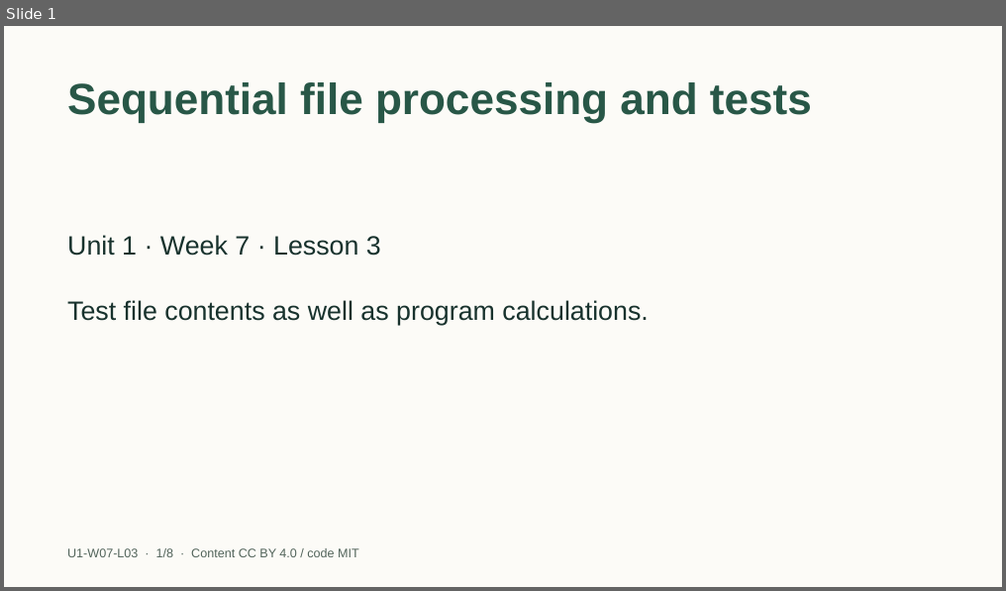
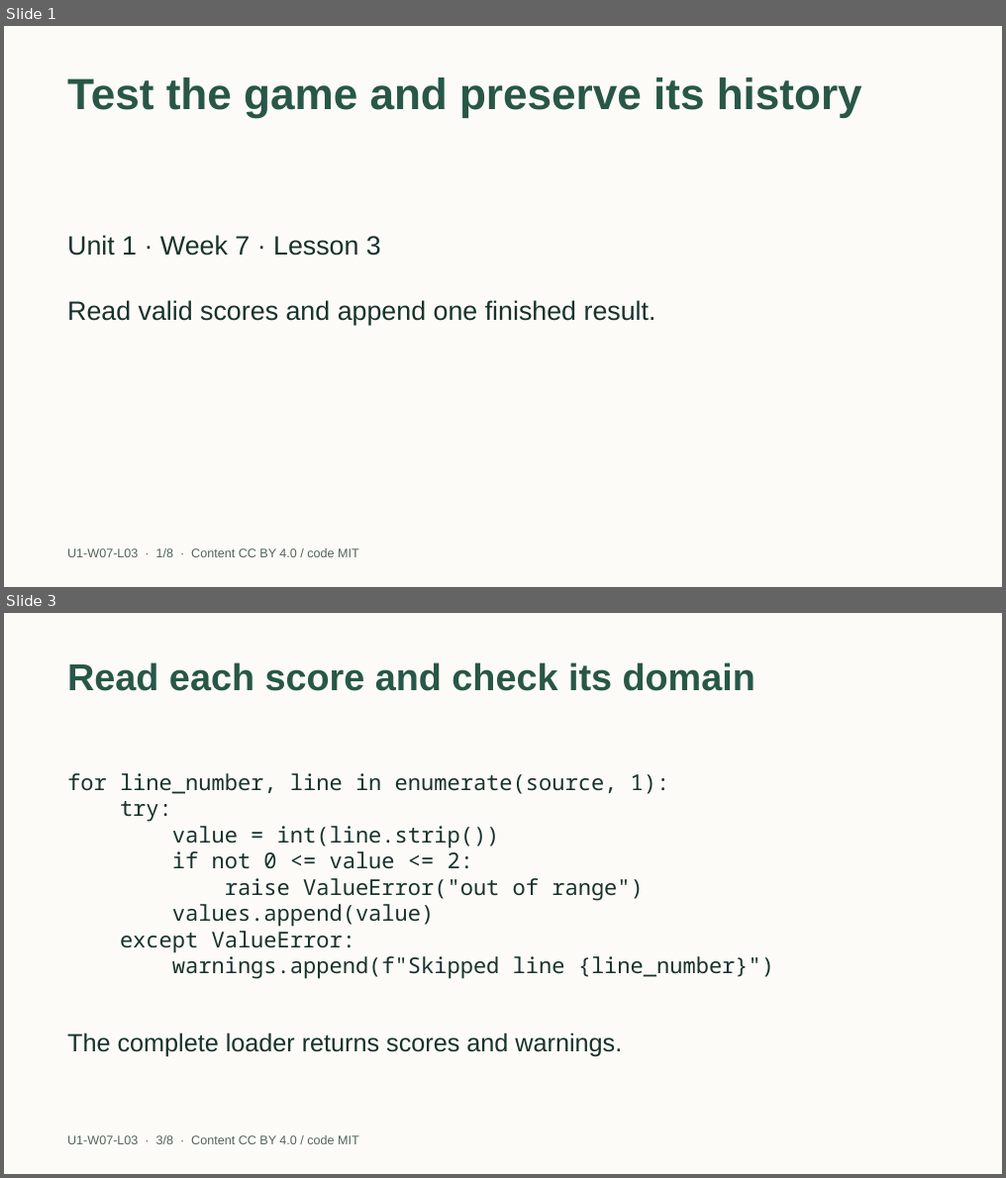
Before and after one commit to EdugenIO/cs-atar-textbook, a slide deck: dist/slides/u1-w07-l03.pptx. Shown one above the other, each under a label of ours: slide 1 before the commit, slides 1 and 3 after it; the slides between them are not shown. The pictures are 1006x591 and 1006x1178 pixels, drawn with LibreOffice and Linux fonts; fonts in the diff are those of the drawing. Boxes give left, top, right and bottom in pixels: in the first picture for what was removed or moved away, otherwise in the second. Text is boxed around its words. In the diff, an @@ line names an element or a change of style, - is before the commit and + after.

```diff
--- a/dist/slides/u1-w07-l03.pptx
+++ b/dist/slides/u1-w07-l03.pptx
@@ slide 3 added at (x1=4, y1=613, x2=1002, y2=1174), background #FCFBF7 @@
@@ title added at (x1=67, y1=663, x2=755, y2=691), 36 pt, text #285747, bold @@
+Read each score and check its domain
@@ text added at (x1=67, y1=773, x2=774, y2=979), 21 pt, text #18322D @@
+for line_number, line in enumerate(source, 1):
+try:
+value = int(line.strip())
+if not 0 <= value <= 2:
+raise ValueError("out of range")
+values.append(value)
+except ValueError:
+warnings.append(f"Skipped line {line_number}")
@@ text added at (x1=67, y1=1033, x2=622, y2=1058), 24 pt, text #18322D @@
+The complete loader returns scores and warnings.
@@ text added at (x1=67, y1=1136, x2=359, y2=1145), 12 pt, text #52645B @@
+U1-W07-L03 · 3/8 · Content CC BY 4.0 / code MIT
@@ slide 1 changed as well @@
@@ title removed at (x1=67, y1=82, x2=812, y2=122) @@
-Sequential file processing and tests
@@ title added at (x1=67, y1=77, x2=862, y2=117), 42 pt, text #285747, bold @@
+Test the game and preserve its history
@@ text at (x1=67, y1=300, x2=656, y2=325): text changed @@
-Test file contents as well as program calculations.
+Read valid scores and append one finished result.
```
Also in this commit, not shown: 1 other slide changed, 5 other slides added, 6 slides removed, 38 other files.
